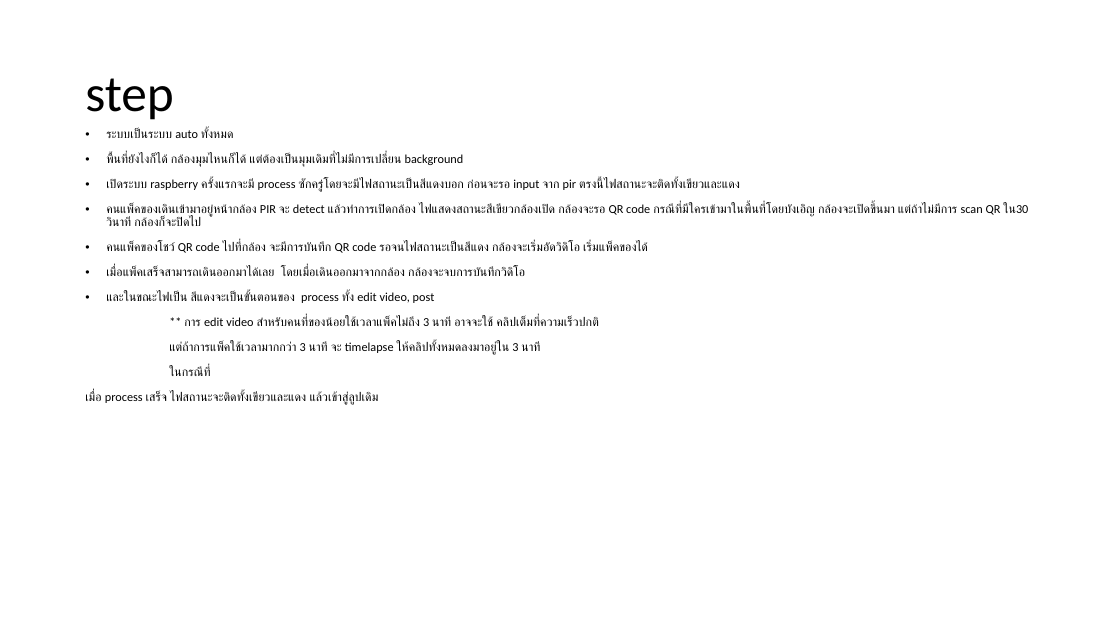
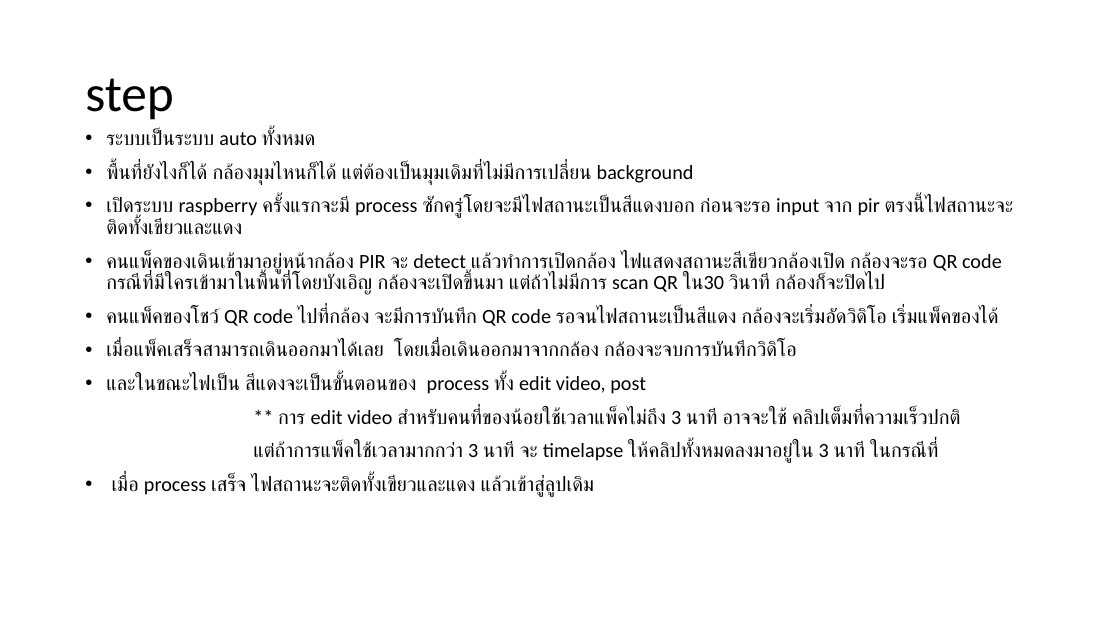
Before and after one commit to kavinteng/packing-video-capture, a slide deck: slide 4 of packing.pptx. Drawn at 1120x630 pixels with LibreOffice and Linux fonts; fonts in the diff are those of the drawing. Boxes give left, top, right and bottom in pixels: in the first picture for what was removed or moved away, otherwise in the second. Text is boxed around its words. In the diff, an @@ line names an element or a change of style, - is before the commit and + after.

```diff
--- a/packing.pptx
+++ b/packing.pptx
@@ text at (106, 129, 1002, 497): size 10.6 to 17.4 pt; bullet none to • @@
@@ text at (253, 441, 938, 463): text changed; size 10.6 to 17.4 pt @@
-แต่ถ้าการแพ็คใช้เวลามากกว่า 3 นาที จะ timelapse ให้คลิปทั้งหมดลงมาอยู่ใน 3 นาที
-ในกรณีที่
+แต่ถ้าการแพ็คใช้เวลามากกว่า 3 นาที จะ timelapse ให้คลิปทั้งหมดลงมาอยู่ใน 3 นาที ในกรณีที่
```
Also in this commit, not shown: 2 other slides changed, 1 other file.
